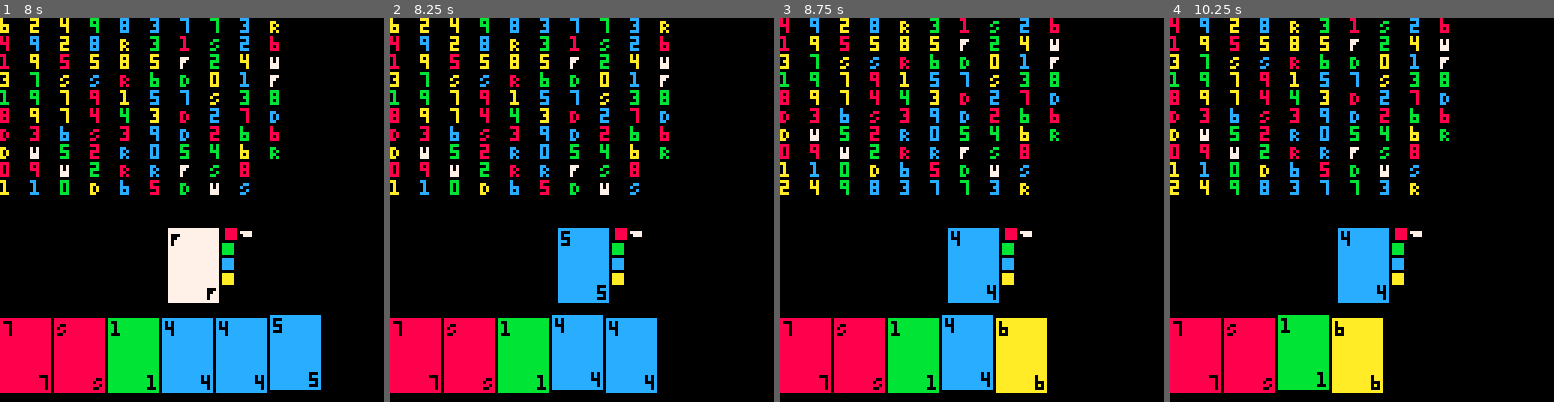
Above: before the commit, frames 1-4 (left to right).
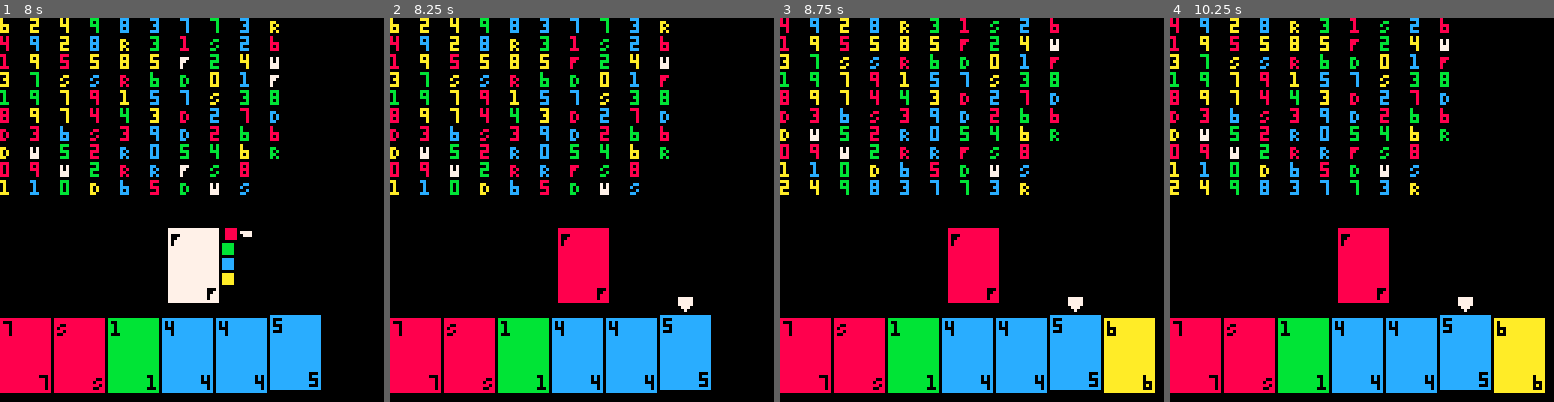
Above: after the commit, the same moments.

Repository: jakeharris/picuno
Game: PICO-8 cartridge carts/picuno.p8
Same seed, same stepped clock (60 frames per second), same inputs: the game is played once before the commit and once after it.
Inputs:
- Up to frame 1 (8 s): tap O (Z key) at 0.7, 1.7, 2.1, 2.5, 2.9, 3.3, 3.7, 4.1, 4.5, 4.9, 5.3, 5.7, 6.1, 6.5, 6.9, 7.3, 7.7 s; hold Right 1.6-2.1 s; hold Up 2.15-2.42 s; hold Right 2.47-3.03 s; hold Left 3.08-3.58 s; hold Down 3.63-3.97 s; hold Right 4.02-4.68 s; hold Up 4.73-5.03 s; hold Left 5.08-5.68 s; hold Down 5.73-6.03 s; hold Right 6.08-6.58 s; hold Right 6.63-7.13 s; hold Up 7.18-7.45 s; hold Right from 7.5 s (still down)
- Up to frame 2 (8.25 s): release Right at 8.07 s; tap O (Z key) at 8.1 s; hold Left from 8.12 s (still down)
- Up to frame 3 (8.75 s): tap O (Z key) at 8.5 s; release Left at 8.62 s; hold Down from 8.67 s (still down)
- Up to frame 4 (10.25 s): tap O (Z key) every 0.4 s from 8.9 to 10.1 s; release Down at 9 s; hold Right 9.05-9.72 s; hold Up 9.77-10.07 s; hold Left from 10.12 s (still down)

Frame 1 is identical in both runs. In frame 2, 6.0% of the frame differs, in the area x 42-84%, y 10-98%; in frame 3, 11%; in frame 4, 13%, in the area x 28-98%, y 5-98%.

Commit message:
Add wild selection mode controls

Diff:
--- a/carts/picuno.p8
+++ b/carts/picuno.p8
@@ -61,6 +61,99 @@
 end
 
 function _update()
+  if is_wild_selection_mode then
+    handle_wild_selection_mode_input()
+  else
+    handle_input()
+  end
+end
+
+function _draw()
+  cls()
+  print_deck(deck)
+  render_hand(hand, cursor, leftmost)
+  render_scroll_arrows(leftmost, hand)
+  render_discard(discard)
+
+  if is_wild_selection_mode then
+    render_wild_selection(wild_cursor)
+  else
+    render_cursor(cursor, hand)
+  end
+
+  render_debug(debug_string)
+end
+
+function get_display_rank(rank)
+  if rank < 10 then
+    return rank -- @todo: will we run into an issue with string conversion?
+  else
+    return SPECIAL_RANKS[rank]
+  end
+end
+
+function render_card(card, x, y)
+  rectfill(x, y, x + CARD_CONSTS.width, y + CARD_CONSTS.height, COLORS[card.color])
+  print(get_display_rank(card.rank), x + 1, y + 1, 0) -- black
+  print(get_display_rank(card.rank), x + CARD_CONSTS.width - 3, y + CARD_CONSTS.height - 5, 0)
+end
+
+function render_hand(hand, cursor, leftmost)
+  local visible_cards = subseq(hand, leftmost, leftmost + 6)
+  for index, card in pairs(visible_cards) do
+    local x = (index - 1) * (CARD_CONSTS.width + 2)
+    local y = 96 + 4 -- a little more than 3/4s down the screen
+    if index == cursor then
+      y -= 1
+    end
+    render_card(card, x, y)
+  end
+end
+
+function render_cursor(cursor, hand)
+  local card_width = CARD_CONSTS.width + 2 -- 1-pixel border on each side. should this be in the constant?
+  local x = ((cursor - 1) * card_width + (card_width / 2)) - 4
+  local y = 96 - 4
+  spr(2, x, y)
+end
+
+function render_scroll_arrows(leftmost, hand)
+  if leftmost > 1 then
+    spr(1, -3, 96 - 5, 1, 1, true) -- left arrow
+  end
+
+  if leftmost < #hand - 6 then
+    spr(1, 128 - 8, 96 - 5, 1, 1, false) -- right arrow
+  end
+end
+
+function render_discard(discard)
+  render_card(discard[#discard], 64 - (CARD_CONSTS.width / 2), 96 - 2 - (CARD_CONSTS.height))
+end
+
+function render_wild_boxes(cursor)
+  local x = 64 + (CARD_CONSTS.width / 2) + 2  -- to the right of the discard
+  local y = 96 - 2 - (CARD_CONSTS.height) -- starting at the top of the card
+  local w = 3
+  local h = 3
+  local bm = 2
+
+  for i = 1, 4 do
+    local box_x = x
+    if i == cursor then box_x += 1 end
+    local box_y = y + ((i - 1) * (h + bm))
+    rectfill(box_x, box_y, box_x + w, box_y + h, COLORS[i - 1])
+  end
+end
+
+function render_wild_selection(cursor)
+  local x = 64 + (CARD_CONSTS.width / 2) + 2 + (3 + 2)  -- to the right of the discard, and the wild boxes
+  local y = 96 - 2 - (CARD_CONSTS.height) -- starting at the top of the card
+  spr(3, x + 1, y + ((cursor - 1) * (3 + 2)) + 1) -- 3 + 2 from wild box height and bottom margin
+  render_wild_boxes(cursor)
+end
+
+function handle_input()
   if btnp(3) then -- down (not something we actually expect to use; debugging only)
     add(hand, draw(deck))
     hand = sort(hand, compare_cards)
@@ -107,89 +200,27 @@
   end
 end
 
-function _draw()
-  cls()
-  print_deck(deck)
-  render_hand(hand, cursor, leftmost)
-  render_scroll_arrows(leftmost, hand)
-  render_discard(discard)
-
-  if is_wild_selection_mode then
-    render_wild_selection(wild_cursor)
-  else
-    render_cursor(cursor, hand)
-  end
-
-  render_debug(debug_string)
-end
-
-function get_display_rank(rank)
-  if rank < 10 then
-    return rank -- @todo: will we run into an issue with string conversion?
-  else
-    return SPECIAL_RANKS[rank]
-  end
-end
-
-function render_card(card, x, y)
-  rectfill(x, y, x + CARD_CONSTS.width, y + CARD_CONSTS.height, COLORS[card.color])
-  print(get_display_rank(card.rank), x + 1, y + 1, 0) -- black
-  print(get_display_rank(card.rank), x + CARD_CONSTS.width - 3, y + CARD_CONSTS.height - 5, 0)
-end
-
-function render_hand(hand, cursor, leftmost)
-  local visible_cards = subseq(hand, leftmost, leftmost + 6)
-  for index, card in pairs(visible_cards) do
-    local x = (index - 1) * (CARD_CONSTS.width + 2)
-    local y = 96 + 4 -- a little more than 3/4s down the screen
-    if index == cursor then
-      y -= 1
-    end
-    render_card(card, x, y)
-  end
-end
-
-function render_cursor(cursor, hand)
-  local card_width = CARD_CONSTS.width + 2 -- 1-pixel border on each side. should this be in the constant?
-  local x = ((cursor - 1) * card_width + (card_width / 2)) - 4
-  local y = 96 - 4
-  spr(2, x, y)
-end
-
-function render_scroll_arrows(leftmost, hand)
-  if leftmost > 1 then
-    spr(1, -3, 96 - 5, 1, 1, true) -- left arrow
-  end
-
-  if leftmost < #hand - 6 then
-    spr(1, 128 - 8, 96 - 5, 1, 1, false) -- right arrow
-  end
-end
-
-function render_discard(discard)
-  render_card(discard[#discard], 64 - (CARD_CONSTS.width / 2), 96 - 2 - (CARD_CONSTS.height))
-end
-
-function render_wild_boxes(cursor)
-  local x = 64 + (CARD_CONSTS.width / 2) + 2  -- to the right of the discard
-  local y = 96 - 2 - (CARD_CONSTS.height) -- starting at the top of the card
-  local w = 3
-  local h = 3
-  local bm = 2
-
-  for i = 1, 4 do
-    local box_x = x
-    if i == cursor then box_x += 1 end
-    local box_y = y + ((i - 1) * (h + bm))
-    rectfill(box_x, box_y, box_x + w, box_y + h, COLORS[i - 1])
-  end
-end
-
-function render_wild_selection(cursor)
-  local x = 64 + (CARD_CONSTS.width / 2) + 2 + (3 + 2)  -- to the right of the discard, and the wild boxes
-  local y = 96 - 2 - (CARD_CONSTS.height) -- starting at the top of the card
-  spr(3, x + 1, y + ((cursor - 1) * (3 + 2)) + 1) -- 3 + 2 from wild box height and bottom margin
-  render_wild_boxes(cursor)
+function handle_wild_selection_mode_input()
+  if btnp(3) then -- down
+    if wild_cursor == 4 then
+      wild_cursor = 1
+    else
+      wild_cursor += 1
+    end
+  end
+
+  if btnp(2) then -- up
+    if wild_cursor == 1 then
+      wild_cursor = 4
+    else
+      wild_cursor -= 1
+    end
+  end
+
+  if btnp(4) then -- z/action/square button
+    discard[#discard].color = wild_cursor - 1
+    is_wild_selection_mode = false
+  end
 end
 
 function generate_deck()
